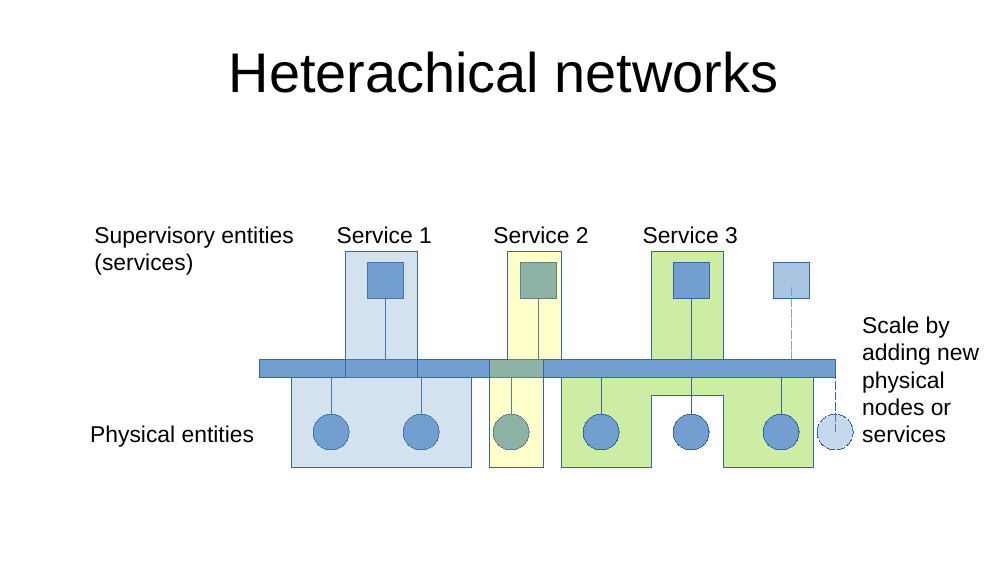
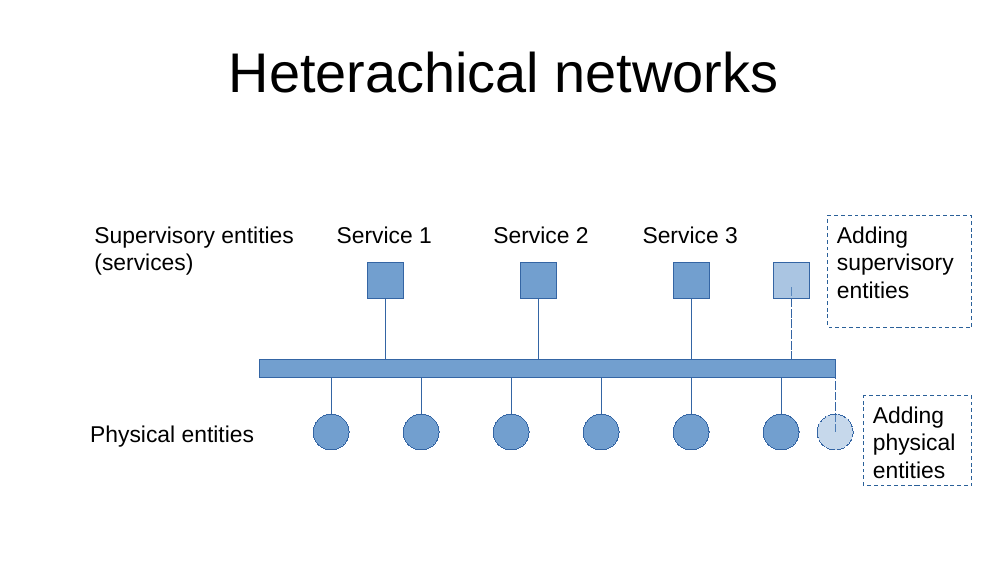
Before and after one commit to Steedalion/Blog, a slide deck: slide 2 of docs/Blog/HierarchyVsHeterachy/hvh-images.odp. Drawn at 1008x567 pixels with LibreOffice and Linux fonts; fonts in the diff are those of the drawing. Boxes give left, top, right and bottom in pixels: in the first picture for what was removed or moved away, otherwise in the second. Text is boxed around its words. In the diff, an @@ line names an element or a change of style, - is before the commit and + after.

```diff
--- a/docs/Blog/HierarchyVsHeterachy/hvh-images.odp
+++ b/docs/Blog/HierarchyVsHeterachy/hvh-images.odp
@@ rectangle added at <box>829,216,972,327</box>, outline #2A6099 0 pt dashed, 18 pt, text #000000 @@
+Adding supervisory entities
@@ freeform shape removed at <box>292,252,472,468</box> @@
@@ freeform shape removed at <box>489,252,562,468</box> @@
@@ freeform shape removed at <box>562,252,814,468</box> @@
@@ text removed at <box>862,316,979,443</box> @@
-Scale by adding new physical nodes or services
@@ rectangle added at <box>864,396,972,486</box>, outline #2A6099 0 pt dashed, 18 pt, text #000000 @@
+Adding physical entities
```
Also in this commit, not shown: 2 slides added, 4 other files.
